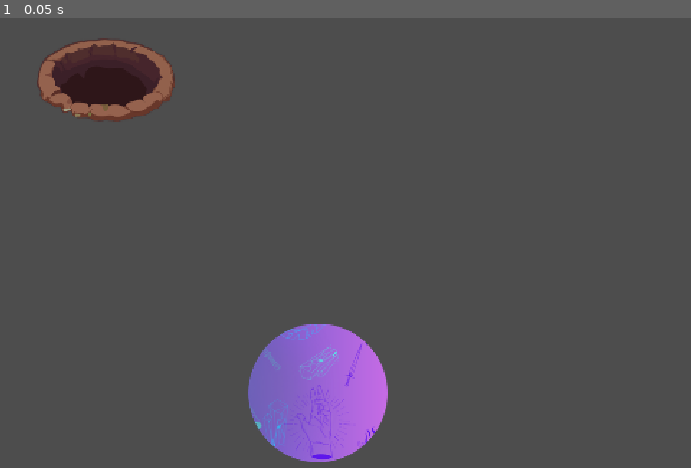
Above: before the commit, frame 1.
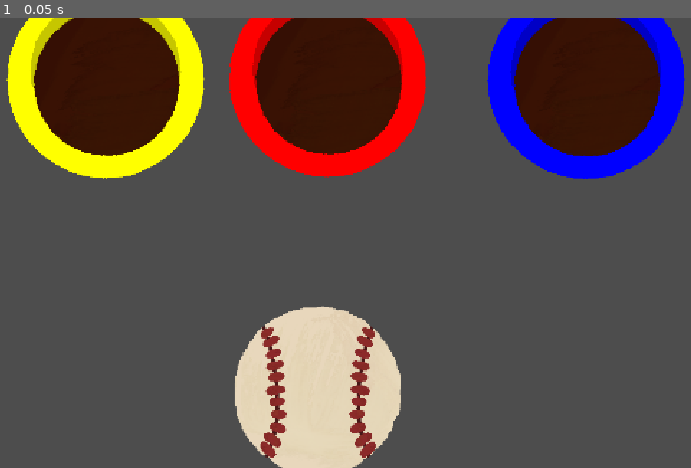
Above: after the commit, the same moment.

Repository: LiviRoseGames/Wholesome-Gamejam-2026
Game: Godot game, scene res://Scenes/main.tscn
Two runs of this game, one before a commit and one after it. Both use one fixed random seed, a clock stepped at 60 frames per second and the inputs below. The project has no main scene, so this scene is started directly.
Inputs:
- Up to frame 1 (0.05 s): no input

The runs differ from the first frame. In frame 1, 32% of the frame differs, in the area x 0-100%, y 0-100%.

Commit message:
feat: add configurable hole types
- Add yellow, blue, and red hole types
- Automatically set ring color from hole type
- Automatically determine score value from hole type
- Allow GameManager to connect to multiple scoring holes

Diff:
--- a/Ball/ball.tscn
+++ b/Ball/ball.tscn
@@ -1,7 +1,7 @@
 [gd_scene format=3 uid="uid://4hxdppls2u7a"]
 
 [ext_resource type="Script" uid="uid://dqxmcg08se75n" path="res://Ball/ball.gd" id="1_l4sn5"]
-[ext_resource type="Texture2D" uid="uid://bt4ap1fpjlpda" path="res://placeholder_ball.png" id="2_65gad"]
+[ext_resource type="Texture2D" uid="uid://b5478nf2wdpg5" path="res://Art/Baseball_Test.png" id="2_65gad"]
 
 [sub_resource type="CircleShape2D" id="CircleShape2D_8gbba"]
 radius = 101.07918
--- a/Hole/hole.gd
+++ b/Hole/hole.gd
@@ -1,27 +1,47 @@
 class_name ScoringHole
 extends Area2D
 
-@export var points: int = 1
+enum HoleType {
+	YELLOW,
+	BLUE,
+	RED
+}
+
+@export var hole_type: HoleType = HoleType.YELLOW
 
 signal ball_scored(points: int, hole_position: Vector2)
 
+@onready var ring: Sprite2D = $Ring
+
 func _ready() -> void:
+	_setup_hole()
 	body_entered.connect(_on_body_entered)
+
+func _setup_hole() -> void:
+	match hole_type:
+		HoleType.YELLOW:
+			ring.modulate = Color.YELLOW
+
+		HoleType.BLUE:
+			ring.modulate = Color.BLUE
+
+		HoleType.RED:
+			ring.modulate = Color.RED
 
 func _on_body_entered(body: Node2D) -> void:
 	if body is GameBall:
+		var points := get_points()
 		ball_scored.emit(points, global_position)
 
-#func consume_ball(ball: GameBall) -> void:
-	#ball.freeze = true
-	#ball.linear_velocity = Vector2.ZERO
-	#
-	#var tween := create_tween()
-	#
-	#tween.set_parallel(true)
-	#tween.tween_property(ball, "scale", Vector2.ZERO, 0.15)
-	#tween.tween_property(ball, "modulate:a", 0.0, 0.15)
-	#
-	#await tween.finished
-	#
-	#ball.visible = false
+func get_points() -> int:
+	match hole_type:
+		HoleType.YELLOW:
+			return 1
+
+		HoleType.BLUE:
+			return 3
+
+		HoleType.RED:
+			return 5
+
+	return 0
--- a/Hole/hole.tscn
+++ b/Hole/hole.tscn
@@ -1,19 +1,22 @@
 [gd_scene format=3 uid="uid://bbayk8d3th0cg"]
 
 [ext_resource type="Script" uid="uid://safb383kn7i7" path="res://Hole/hole.gd" id="1_5chai"]
-[ext_resource type="Texture2D" uid="uid://clasq0udxd5nv" path="res://placeholder_hole.png" id="2_y0jvi"]
+[ext_resource type="Texture2D" uid="uid://cr7ut1wnmgkf1" path="res://Art/Hole_BG.png" id="2_q25xr"]
+[ext_resource type="Texture2D" uid="uid://c84wu0vure8ag" path="res://Art/Hole_Ring.png" id="3_wbotu"]
 
-[sub_resource type="CapsuleShape2D" id="CapsuleShape2D_y0jvi"]
-radius = 34.0
-height = 148.0
+[sub_resource type="CircleShape2D" id="CircleShape2D_65gad"]
+radius = 109.03669
 
 [node name="Hole" type="Area2D" unique_id=228950574]
 collision_layer = 2
 script = ExtResource("1_5chai")
 
-[node name="Sprite2D" type="Sprite2D" parent="." unique_id=157489111]
-texture = ExtResource("2_y0jvi")
+[node name="BG" type="Sprite2D" parent="." unique_id=157489111]
+texture = ExtResource("2_q25xr")
+
+[node name="Ring" type="Sprite2D" parent="." unique_id=1891171940]
+texture = ExtResource("3_wbotu")
 
 [node name="CollisionShape2D" type="CollisionShape2D" parent="." unique_id=857129459]
 rotation = 1.5707964
-shape = SubResource("CapsuleShape2D_y0jvi")
+shape = SubResource("CircleShape2D_65gad")
--- a/Managers/game_manager.gd
+++ b/Managers/game_manager.gd
@@ -2,7 +2,7 @@
 
 @onready var ball: GameBall = $"../Ball"
 @onready var ball_spawn: Marker2D	 = $"../BallSpawn"
-@onready var hole: ScoringHole = $"../Hole"
+@onready var holes: Node = $"../Holes"
 
 var player_score := 0
 
@@ -14,7 +14,10 @@
 var aim_start_position := Vector2.ZERO
 
 func _ready() -> void:
-	hole.ball_scored.connect(_on_ball_scored)
+	for hole in holes.get_children():
+		if hole is ScoringHole:
+			hole.ball_scored.connect(_on_ball_scored)
+
 	respawn_ball()
 
 func _on_ball_scored(points: int, hole_position: Vector2) -> void:
--- a/Scenes/main.tscn
+++ b/Scenes/main.tscn
@@ -12,16 +12,19 @@
 [node name="BallSpawn" type="Marker2D" parent="." unique_id=2046646029]
 position = Vector2(540, 540)
 
-[node name="Hole" parent="." unique_id=228950574 instance=ExtResource("3_jjvhh")]
+[node name="Holes" type="Node" parent="." unique_id=154481972]
+
+[node name="Hole" parent="Holes" unique_id=228950574 instance=ExtResource("3_jjvhh")]
 position = Vector2(234, 89)
 
-[node name="Hole2" parent="." unique_id=1244362075 instance=ExtResource("3_jjvhh")]
-visible = false
+[node name="Hole2" parent="Holes" unique_id=1244362075 instance=ExtResource("3_jjvhh")]
 position = Vector2(926, 90)
+hole_type = 1
 
-[node name="Hole3" parent="." unique_id=880997686 instance=ExtResource("3_jjvhh")]
-visible = false
+[node name="Hole3" parent="Holes" unique_id=880997686 instance=ExtResource("3_jjvhh")]
 position = Vector2(554, 87)
+hole_type = 2
 
 [node name="Ball" parent="." unique_id=297288324 instance=ExtResource("2_8gbba")]
+z_index = 1
 position = Vector2(2069, 221)
